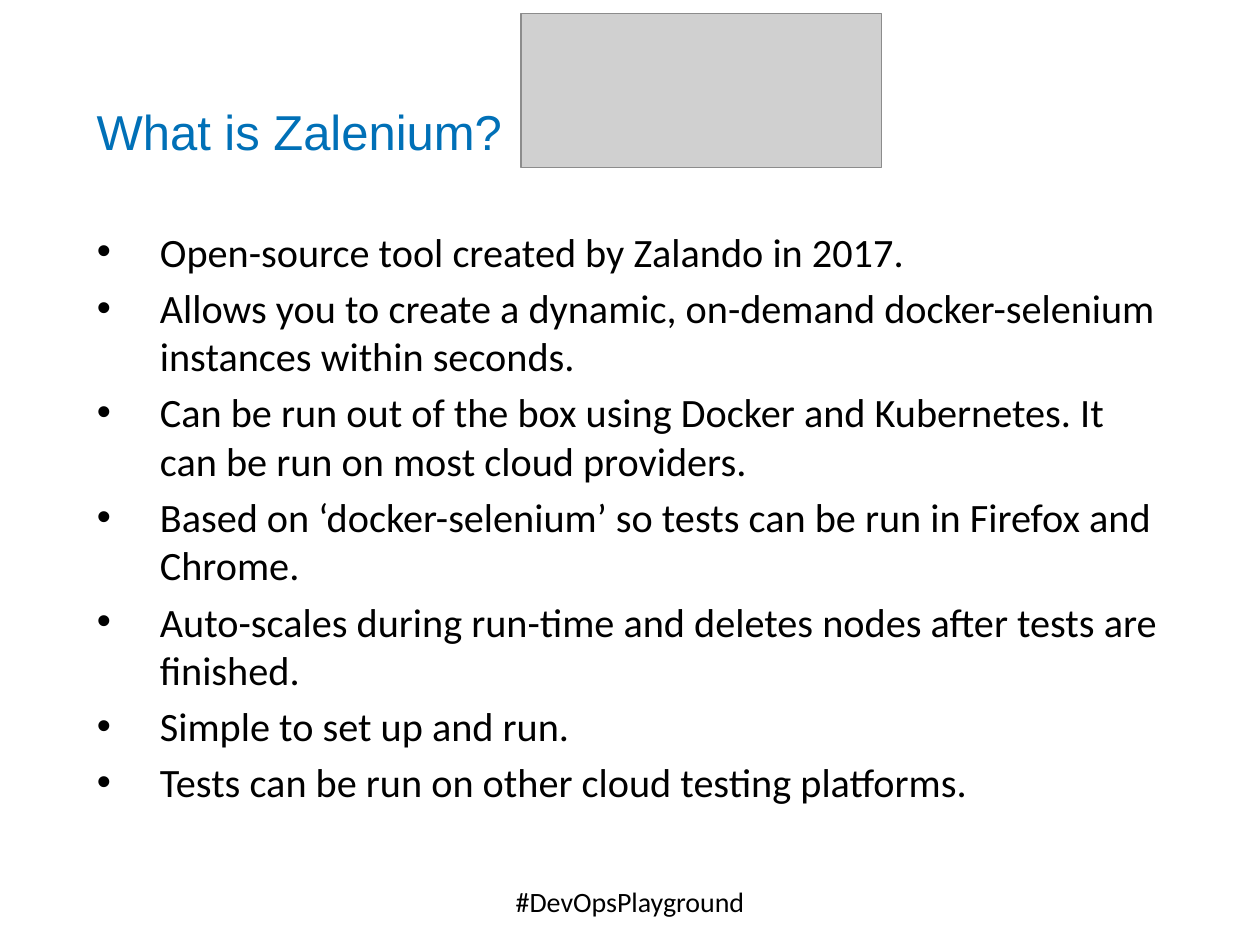
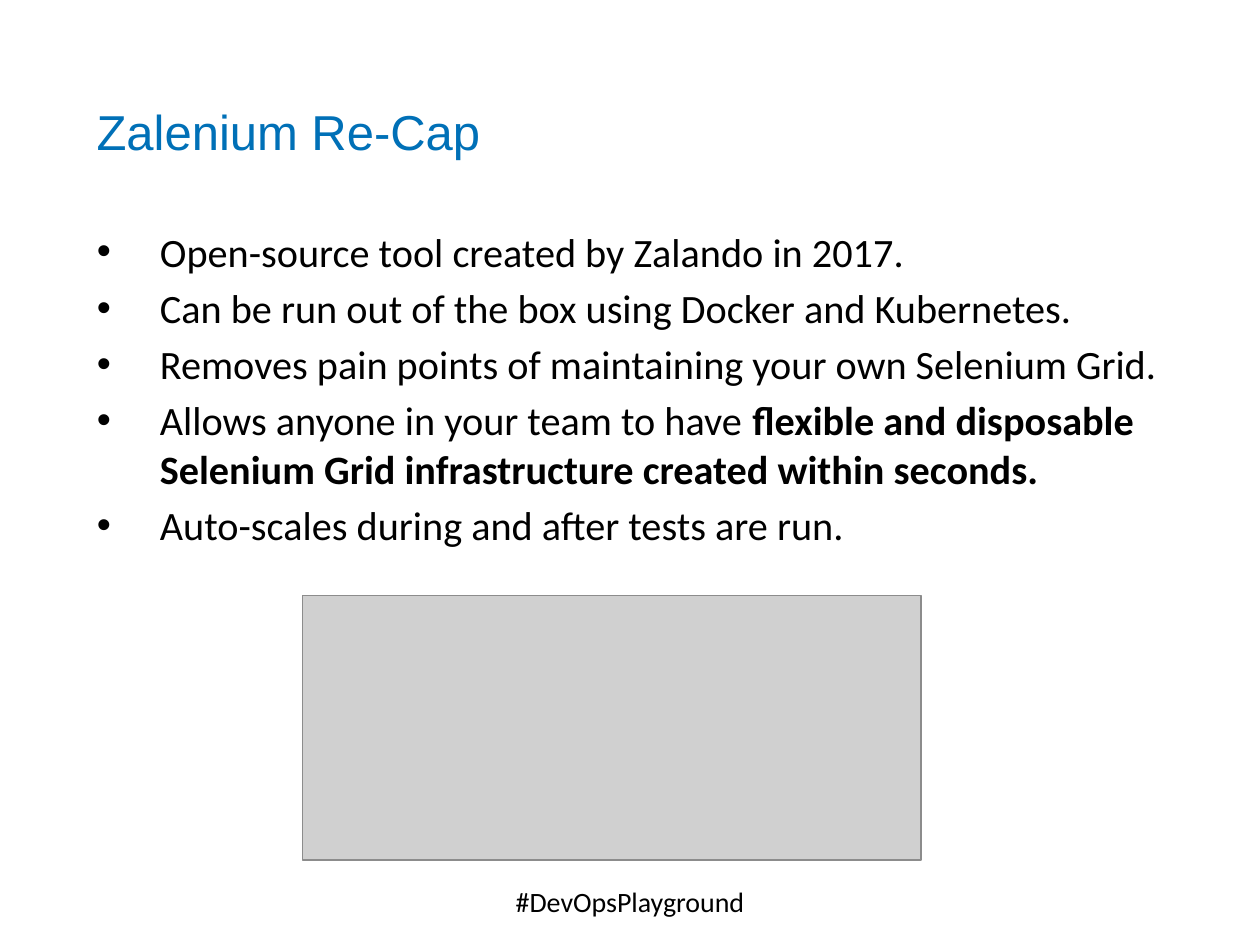
Before and after one commit to DevOpsPlayground/Hands-on-with-Continuous-Testing-using-Jenkins-and-Zalenium, a slide deck: slide 6 of ZaleniumJenkins.pptx (slide 7 before the commit). Drawn at 1260x945 pixels with LibreOffice and Linux fonts; fonts in the diff are those of the drawing; grey boxes stand for pictures; background and template pictures are left out. Boxes give left, top, right and bottom in pixels: in the first picture for what was removed or moved away, otherwise in the second. Text is boxed around its words. In the diff, an @@ line names an element or a change of style, - is before the commit and + after.

Commit message:
ReadMe update after dry-run

```diff
--- a/ZaleniumJenkins.pptx
+++ b/ZaleniumJenkins.pptx
@@ text at [97, 114, 480, 160]: text changed @@
-What is Zalenium?
+Zalenium Re-Cap
@@ text at [160, 295, 1156, 547]: text changed @@
-• Allows you to create a dynamic, on-demand docker-selenium instances within seconds.
-• Can be run out of the box using Docker and Kubernetes. It can be run on most cloud providers.
-• Based on ‘docker-selenium’ so tests can be run in Firefox and Chrome.
-• Auto-scales during run-time and deletes nodes after tests are finished.
-• Simple to set up and run.
-• Tests can be run on other cloud testing platforms.
+• Can be run out of the box using Docker and Kubernetes.
+• Removes pain points of maintaining your own Selenium Grid.
+• Allows anyone in your team to have flexible and disposable Selenium Grid infrastructure created within seconds.
+• Auto-scales during and after tests are run.
@@ picture: place and size @@
-picture at [520, 13, 881, 166]
+picture at [302, 595, 921, 859]
```
Also in this commit, not shown: 3 other slides changed, 4 slides added, 8 slides removed, 2 other files.
